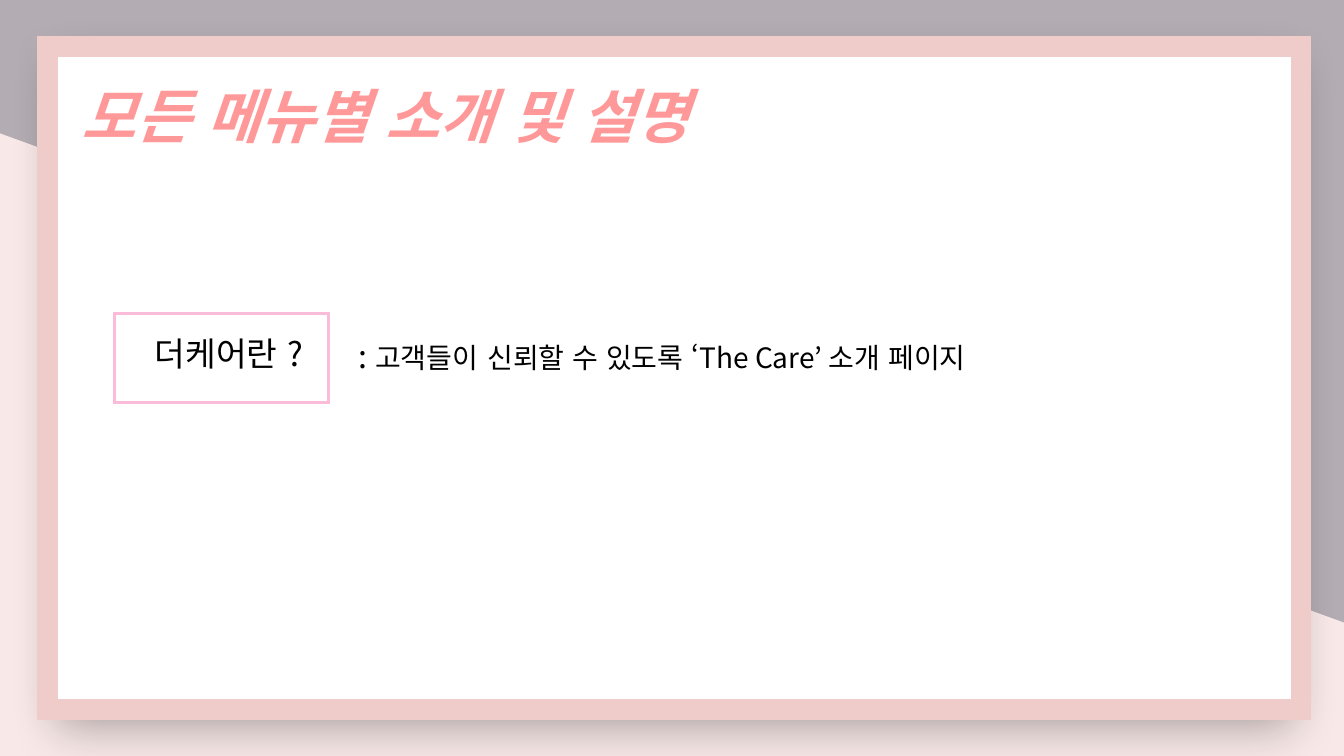
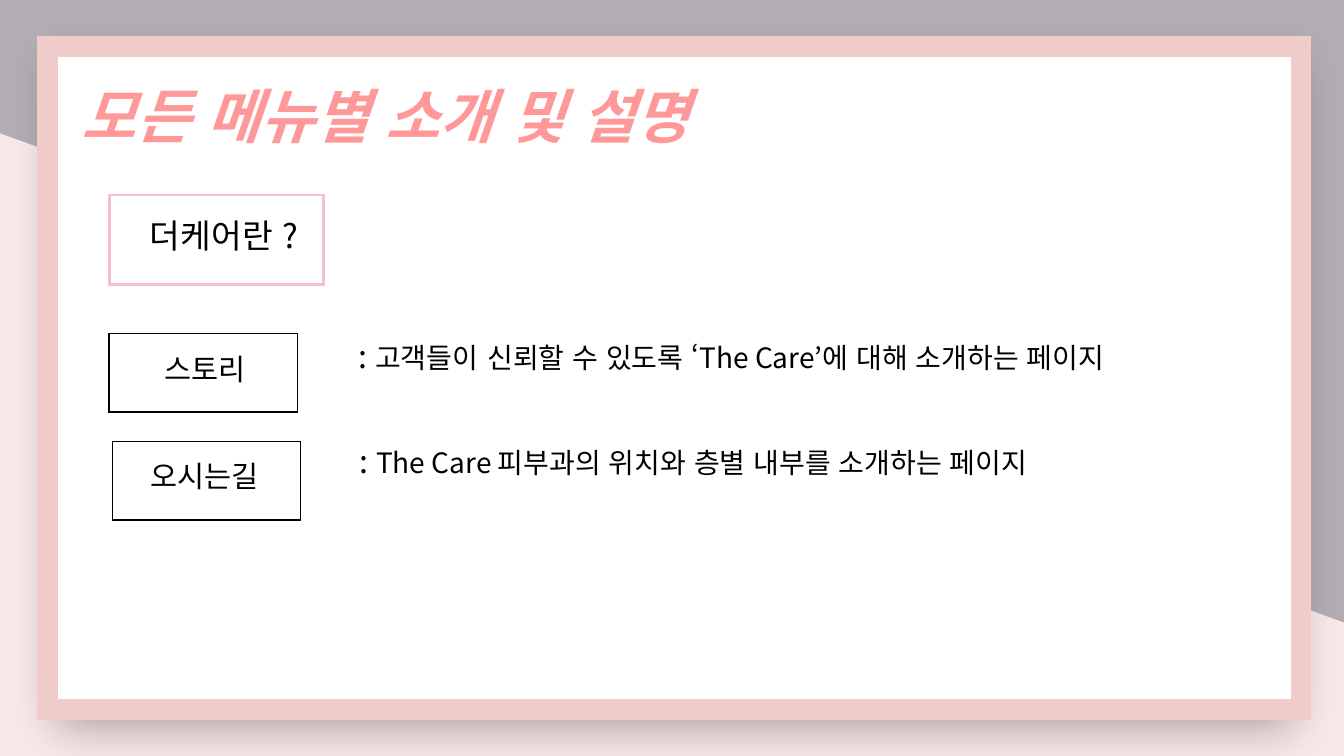
Before and after one commit to nimi2838/thecare, a slide deck: slide 24 of 졸작 기획서.pptx. Drawn at 1344x756 pixels with LibreOffice and Linux fonts; fonts in the diff are those of the drawing. Boxes give left, top, right and bottom in pixels: in the first picture for what was removed or moved away, otherwise in the second. Text is boxed around its words. In the diff, an @@ line names an element or a change of style, - is before the commit and + after.

```diff
--- a/졸작 기획서.pptx
+++ b/졸작 기획서.pptx
@@ rectangle: place and size @@
-rectangle at [114, 314, 329, 403]
+rectangle at [109, 196, 324, 285]
@@ text "더케어란 ?": place and size @@
-text "더케어란 ?" at [155, 338, 278, 369]
+text "더케어란 ?" at [150, 220, 273, 251]
@@ rectangle added at [109, 334, 297, 412], outline #000000 1 pt @@
@@ text added at [164, 355, 245, 383], 21 pt, text #000000 @@
+스토리
@@ text at [375, 344, 1104, 371]: text changed @@
-: 고객들이 신뢰할 수 있도록 ‘The Care’ 소개 페이지
+: 고객들이 신뢰할 수 있도록 ‘The Care’에 대해 소개하는 페이지
@@ rectangle added at [112, 442, 300, 520], outline #000000 1 pt @@
@@ text added at [376, 449, 1027, 476], 20 pt, text #000000 @@
+: The Care 피부과의 위치와 층별 내부를 소개하는 페이지
@@ text added at [150, 462, 258, 490], 21 pt, text #000000 @@
+오시는길
```
Also in this commit, not shown: 14 other slides changed, 1 slide added, 1 other file.
